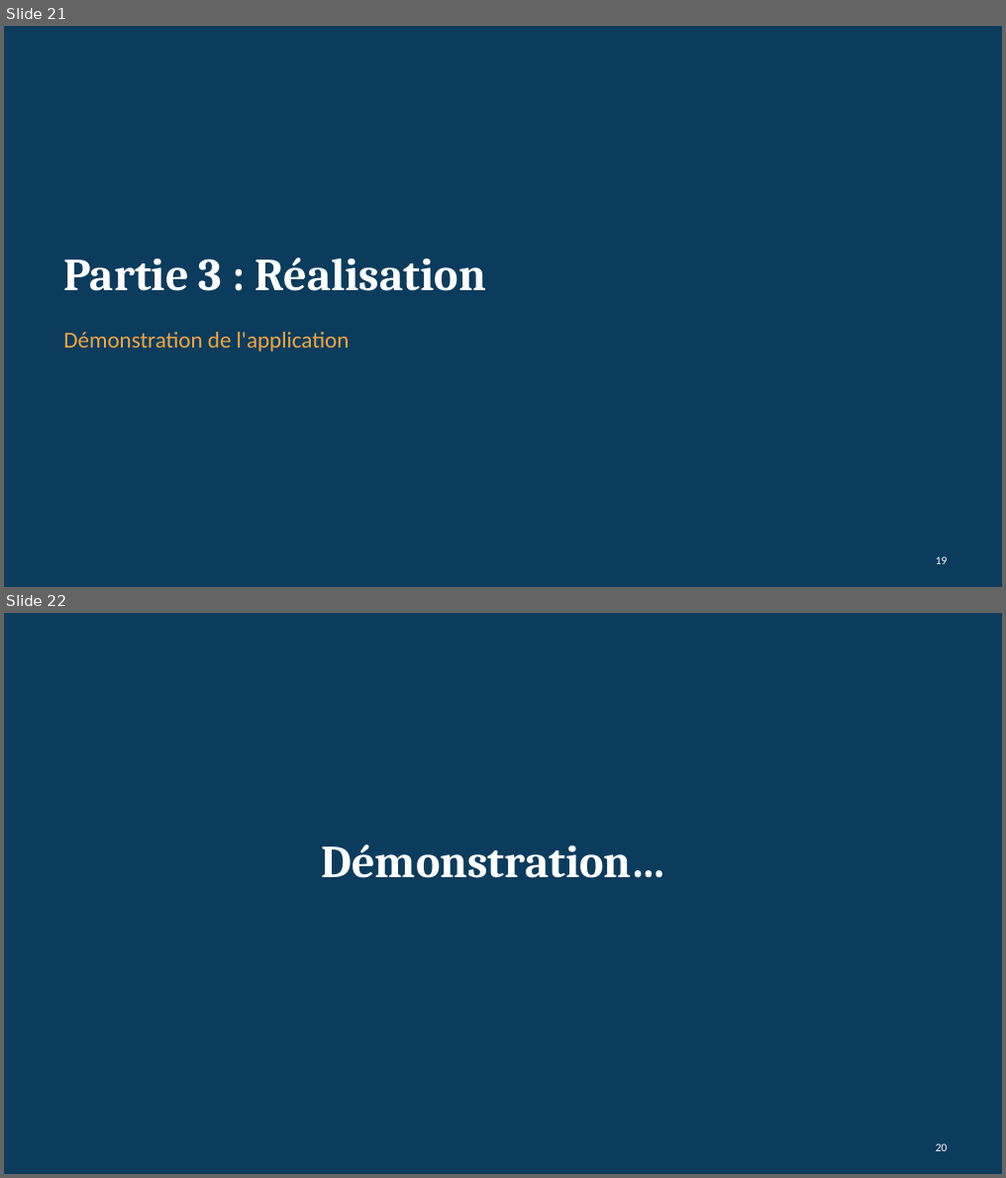
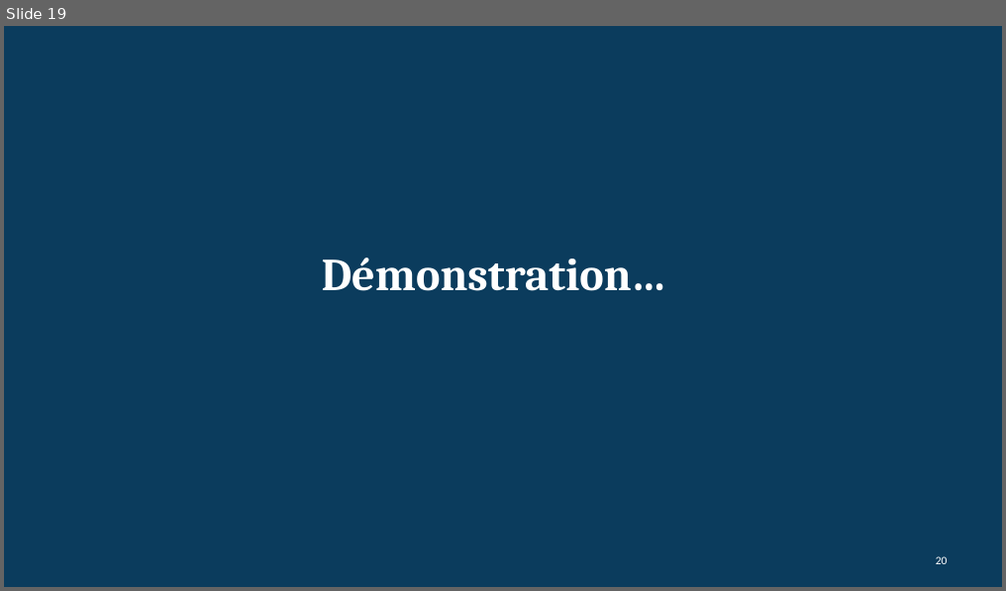
Before and after one commit to LaithSama/AUXIDRIVE, a slide deck: Sources/Conception et developpement d'une application de gestion d'assurance automobile - soutenance.pptx. Shown one above the other, each under a label of ours: slides 21 and 22 before the commit, slide 19 after it. The pictures are 1006x1178 and 1006x591 pixels, drawn with LibreOffice and Linux fonts; fonts in the diff are those of the drawing. Boxes give left, top, right and bottom in pixels: in the first picture for what was removed or moved away, otherwise in the second. Text is boxed around its words. In the diff, an @@ line names an element or a change of style, - is before the commit and + after.

```diff
--- a/Sources/Conception et developpement d'une application de gestion d'assurance automobile - soutenance.pptx
+++ b/Sources/Conception et developpement d'une application de gestion d'assurance automobile - soutenance.pptx
@@ slide 21 removed at [4,26,1002,587], background #0B3C5D @@
@@ title removed at [63,258,487,291] @@
-Partie 3 : Réalisation
@@ text removed at [63,332,350,352] @@
-Démonstration de l'application
@@ text removed at [936,557,947,565] @@
-19
@@ what was slide 22 is now slide 19 @@
```
Also in this commit, not shown: 1 slide changed, 2 other slides removed, 32 other files.
